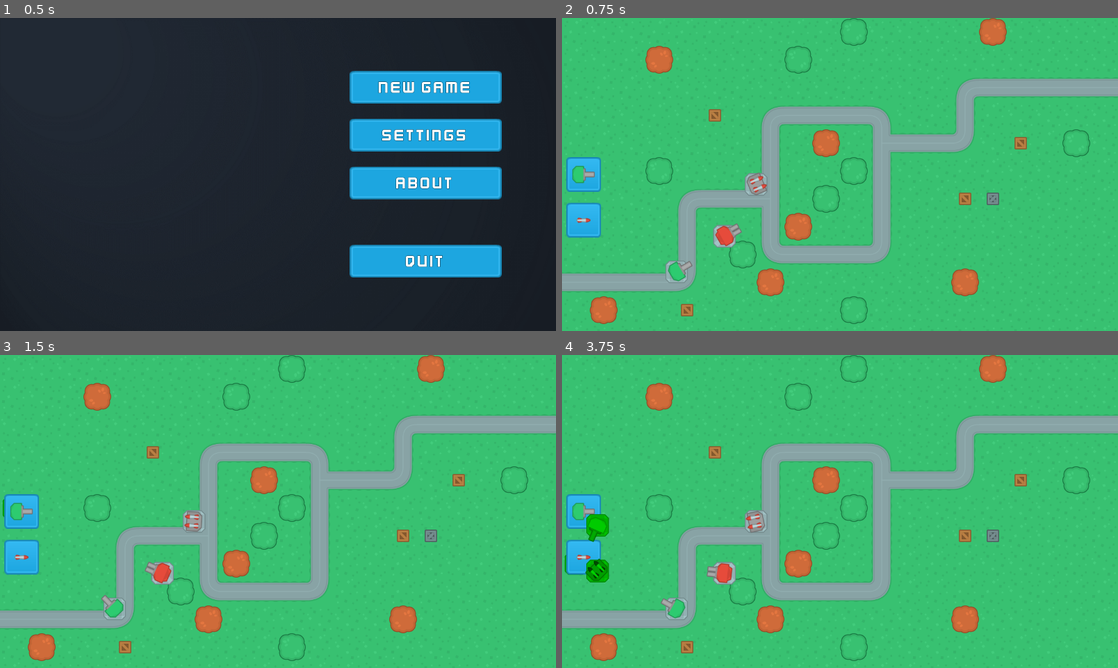
Above: before the commit, frames 1-4 (two rows, left to right).
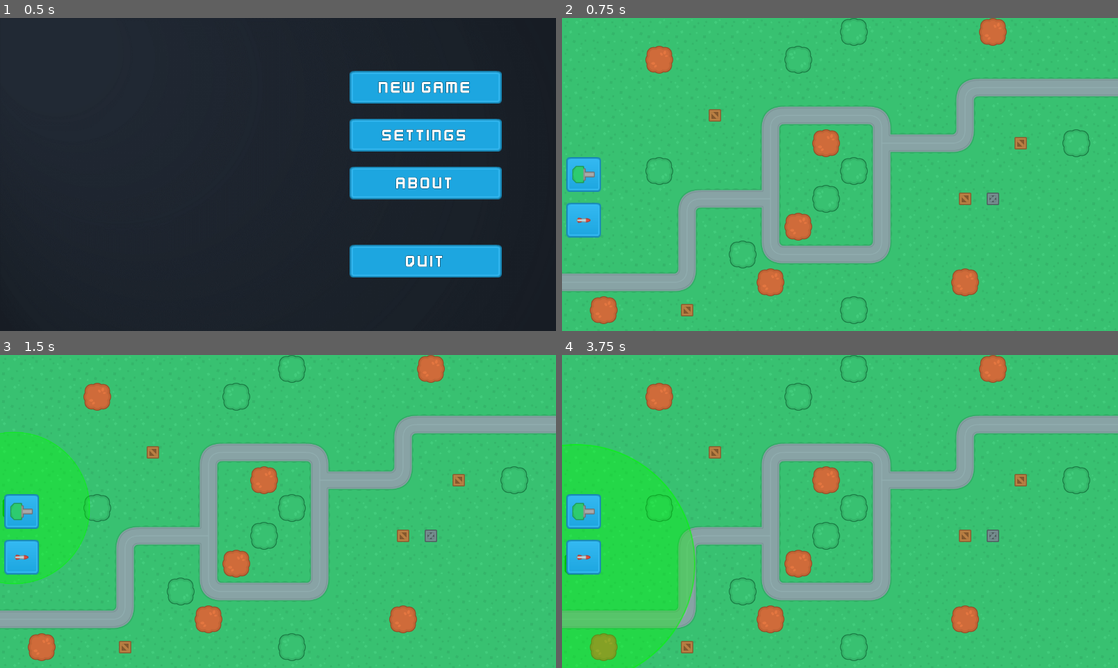
Above: after the commit, the same moments.

Repository: derUbermenk/TowerDefense
Game: Godot game, scene res://SceneHandler.tscn
The game is run twice, just before and just after one commit, with the same random seed, the same clock (stepped at 60 frames per second) and the same inputs.
Inputs (mouse positions are in pixels of both pictures, inside the frame that each line leads up to):
- Up to frame 1 (0.5 s): no input
- Up to frame 2 (0.75 s): click "New Game" at 0.5 s
- Up to frame 3 (1.5 s): click (22, 511) at 1.25 s
- Up to frame 4 (3.75 s): click (584, 558) at 2 s; click (584, 511) at 2.75 s; click (584, 558) at 3.5 s

Frame 1 is identical in both runs. In frame 2, 0.7% of the frame differs, in the area x 18-37%, y 49-85%; in frame 3, 5.8%; in frame 4, 14%, in the area x 0-37%, y 28-100%.

Commit message:
add spawning mechanics
also add range overlay

Diff:
--- /dev/null
+++ b/Scenes/Enemies/BlueTank.gd
@@ -0,0 +1,9 @@
+extends PathFollow2D
+
+var speed = 150
+
+func _physics_process(delta):
+	move(delta)
+
+func move(delta):
+	set_offset(get_offset()) + speed * delta
--- /dev/null
+++ b/Scenes/Enemies/BlueTank.tscn
@@ -0,0 +1,17 @@
+[gd_scene load_steps=3 format=2]
+
+[ext_resource path="res://Enemies/tank_blue.png" type="Texture" id=1]
+
+[sub_resource type="RectangleShape2D" id=1]
+extents = Vector2( 22, 21.5 )
+
+[node name="BlueTank" type="PathFollow2D"]
+
+[node name="KinematicBody2D" type="KinematicBody2D" parent="."]
+
+[node name="Sprite" type="Sprite" parent="KinematicBody2D"]
+texture = ExtResource( 1 )
+
+[node name="CollisionShape2D" type="CollisionShape2D" parent="KinematicBody2D"]
+position = Vector2( 0, -0.5 )
+shape = SubResource( 1 )
--- a/Scenes/MainScenes/GameScene.gd
+++ b/Scenes/MainScenes/GameScene.gd
@@ -4,6 +4,7 @@
 
 var build_mode = false
 var build_valid = false
+var build_tile
 var build_location
 var build_type
 
@@ -26,6 +27,9 @@
 		cancel_build_mode()
 
 func initiate_build_mode(tower_type):
+	if build_mode:
+		cancel_build_mode()
+
 	build_type = tower_type + "T1"
 	build_mode = true
 	get_node("UI").set_tower_preview(build_type, get_global_mouse_position())
@@ -39,6 +43,7 @@
 		get_node("UI").update_tower_preview(tile_position, Color.green)
 		build_valid = true
 		build_location = tile_position
+		build_tile = current_tile
 	else:
 		get_node("UI").update_tower_preview(tile_position, Color.red)
 		build_valid = false
@@ -46,7 +51,7 @@
 func cancel_build_mode():
 	build_mode = false
 	build_valid = false
-	get_node("UI/TowerPreview").queue_free()
+	get_node("UI/TowerPreview").free()
 
 func verify_and_build():
 	if build_valid:
@@ -54,3 +59,6 @@
 		var new_tower = load("res://Scenes/Turrets/" + build_type +".tscn").instance()
 		new_tower.position = build_location
 		map_node.get_node("Turrets").add_child(new_tower, true)
+		map_node.get_node("TowerExclusion").set_cellv(build_tile, 5)
+		print(build_location)
+		print(build_tile)
--- a/Scenes/MainScenes/UI.gd
+++ b/Scenes/MainScenes/UI.gd
@@ -5,8 +5,17 @@
 	drag_tower.set_name("DragTower")
 	drag_tower.modulate = Color.green
 
+	var range_texture = Sprite.new()
+	range_texture.position = Vector2(32, 32)
+	var scaling = GameData.tower_data[tower_type]["range"]/ 600.0
+	range_texture.scale = Vector2(scaling, scaling)
+	var texture = load("res://Assets/UI/range_overlay.png")
+	range_texture.texture = texture
+	range_texture.modulate = Color.green
+
 	var control = Control.new()
 	control.add_child(drag_tower, true)
+	control.add_child(range_texture, true)
 	control.rect_position = mouse_position
 	control.set_name("TowerPreview")
 
@@ -18,3 +27,4 @@
 	get_node("TowerPreview").rect_position = new_position
 	if get_node("TowerPreview/DragTower").modulate != Color(color):
 		get_node("TowerPreview/DragTower").modulate = Color(color)
+		get_node("TowerPreview/Sprite").modulate = Color(color)
--- a/Scenes/Maps/Map1.tscn
+++ b/Scenes/Maps/Map1.tscn
@@ -1,13 +1,11 @@
-[gd_scene load_steps=11 format=2]
+[gd_scene load_steps=9 format=2]
 
 [ext_resource path="res://Resources/Tilesets/terrainTiles_default.png" type="Texture" id=1]
 [ext_resource path="res://Assets/Environment/crateMetal.png" type="Texture" id=2]
 [ext_resource path="res://Assets/Environment/treeBrown_large.png" type="Texture" id=3]
 [ext_resource path="res://Assets/Environment/treeGreen_large.png" type="Texture" id=4]
 [ext_resource path="res://Assets/Environment/crateWood.png" type="Texture" id=5]
-[ext_resource path="res://Scenes/Turrets/MissileT1.tscn" type="PackedScene" id=6]
-[ext_resource path="res://Scenes/Turrets/GunT1.tscn" type="PackedScene" id=7]
-[ext_resource path="res://Scenes/Turrets/GunT2.tscn" type="PackedScene" id=8]
+[ext_resource path="res://Resources/Tilesets/Obstructed.png" type="Texture" id=6]
 
 [sub_resource type="TileSet" id=1]
 0/name = "terrainTiles_default.png 0"
@@ -114,6 +112,20 @@
 4/shape_one_way_margin = 0.0
 4/shapes = [  ]
 4/z_index = 0
+5/name = "Obstructed.png 5"
+5/texture = ExtResource( 6 )
+5/tex_offset = Vector2( 0, 0 )
+5/modulate = Color( 1, 1, 1, 1 )
+5/region = Rect2( 64, 0, 64, 64 )
+5/tile_mode = 0
+5/occluder_offset = Vector2( 0, 0 )
+5/navigation_offset = Vector2( 0, 0 )
+5/shape_offset = Vector2( 0, 0 )
+5/shape_transform = Transform2D( 1, 0, 0, 1, 0, 0 )
+5/shape_one_way = false
+5/shape_one_way_margin = 0.0
+5/shapes = [  ]
+5/z_index = 0
 
 [node name="Map1" type="Node2D"]
 
@@ -128,12 +140,3 @@
 tile_data = PoolIntArray( 10, 2, 0, 15, 1, 0, 65539, 1, 0, 65544, 2, 0, 131086, 0, 65538, 131087, 0, 1, 131088, 0, 1, 1 …(797 unchanged characters)…
 
 [node name="Turrets" type="Node2D" parent="."]
-
-[node name="GunT1" parent="Turrets" instance=ExtResource( 7 )]
-position = Vector2( 232, 552 )
-
-[node name="GunT2" parent="Turrets" instance=ExtResource( 8 )]
-position = Vector2( 342, 470 )
-
-[node name="MissileT1" parent="Turrets" instance=ExtResource( 6 )]
-position = Vector2( 415, 351 )
--- a/project.godot
+++ b/project.godot
@@ -23,6 +23,10 @@
 config/name="Tower Defense"
 run/main_scene="res://SceneHandler.tscn"
 config/icon="res://icon.png"
+
+[autoload]
+
+GameData="*res://Singletons/GameData.gd"
 
 [display]
 
Binary file added: Assets/UI/range_overlay.png
Not shown, added: Assets/UI/range_overlay.png.import
Binary file added: Enemies/tank_blue.png
Not shown, added: Enemies/tank_blue.png.import
Binary file added: Resources/Tilesets/Obstructed.png
Not shown, added: Resources/Tilesets/Obstructed.png.import
